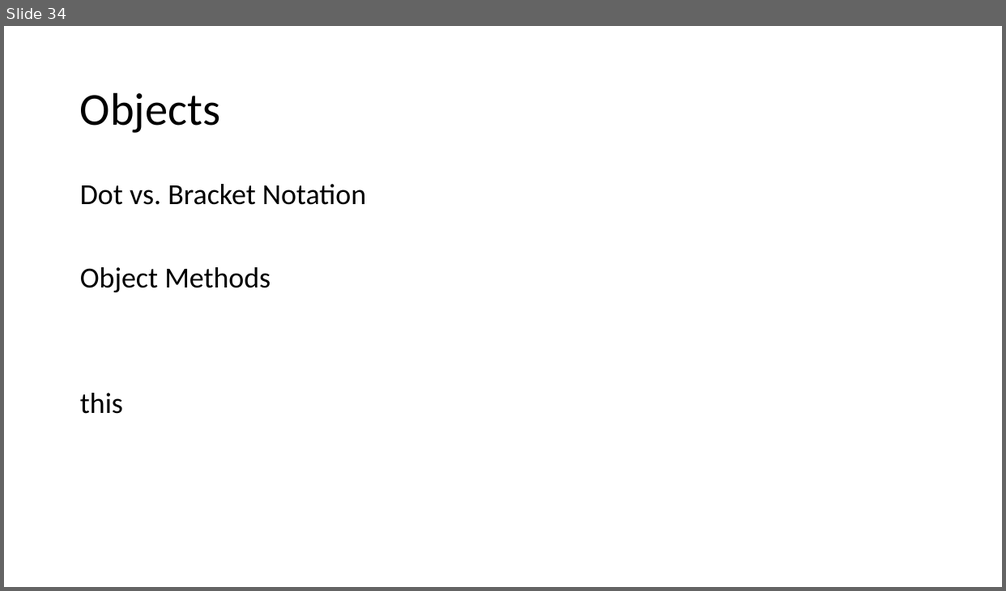
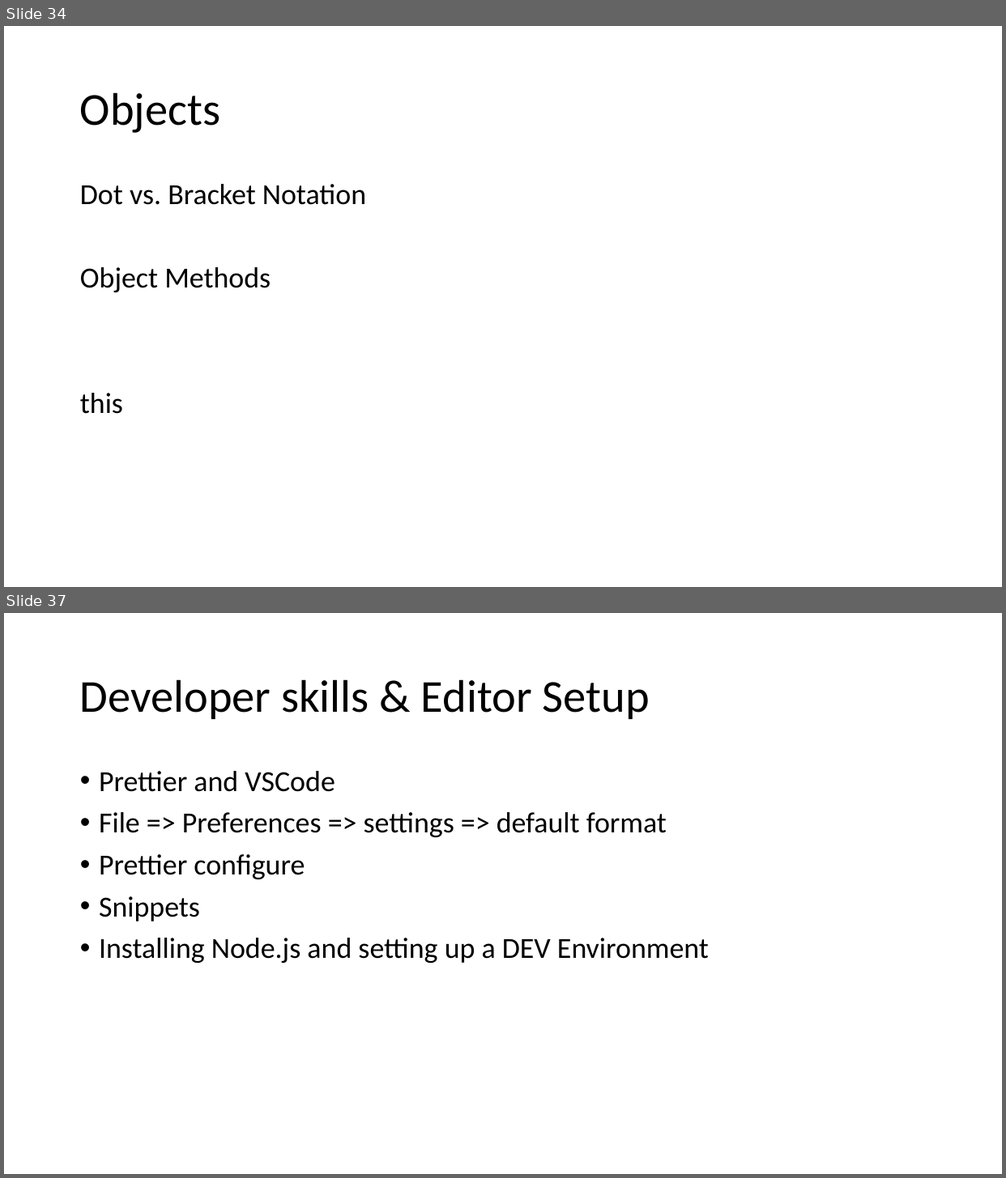
Before and after one commit to PiyushChaturvedii/Batch05, a slide deck: JavaScript.pptx. Shown one above the other, each under a label of ours: slide 34 before the commit, slides 34 and 37 after it; the slides between them are not shown. The pictures are 1006x591 and 1006x1178 pixels, drawn with LibreOffice and Linux fonts; fonts in the diff are those of the drawing. Boxes give left, top, right and bottom in pixels: in the first picture for what was removed or moved away, otherwise in the second. Text is boxed around its words. In the diff, an @@ line names an element or a change of style, - is before the commit and + after.

```diff
--- a/JavaScript.pptx
+++ b/JavaScript.pptx
@@ slide 37 added at (4,613,1002,1174), background #FFFFFF @@
@@ title added at (80,679,650,719), 44 pt, text #000000 @@
+Developer skills & Editor Setup
@@ text added at (99,771,709,963), 28 pt, text #000000 @@
+• Prettier and VSCode
+• File => Preferences => settings => default format
+• Prettier configure
+• Snippets
+• Installing Node.js and setting up a DEV Environment
```
Also in this commit, not shown: 1 slide changed, 6 other slides added, 9 other files.
